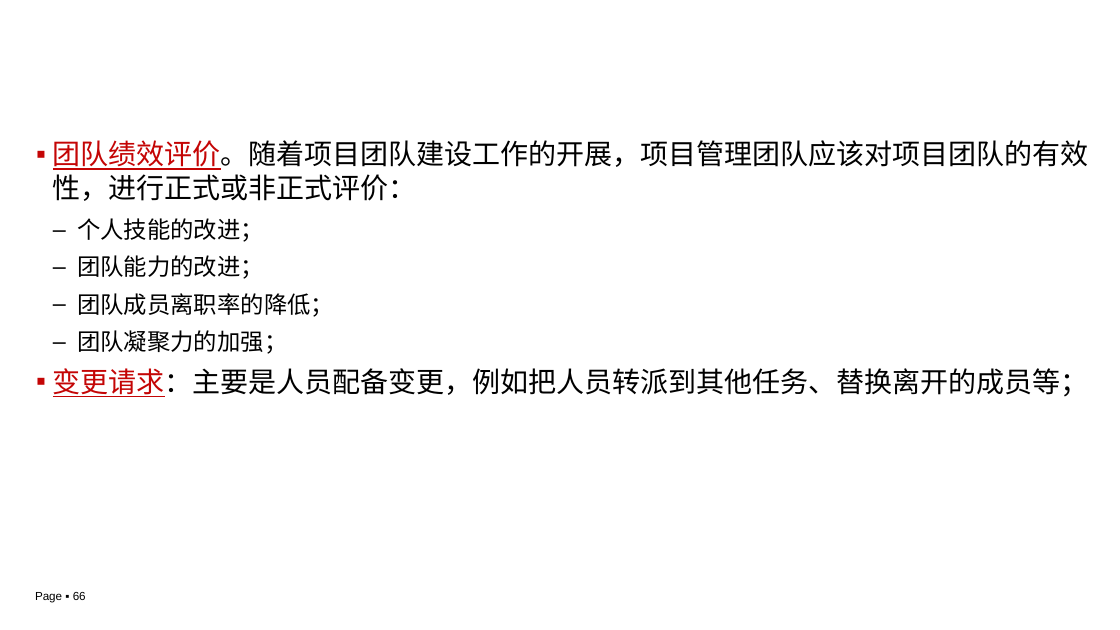
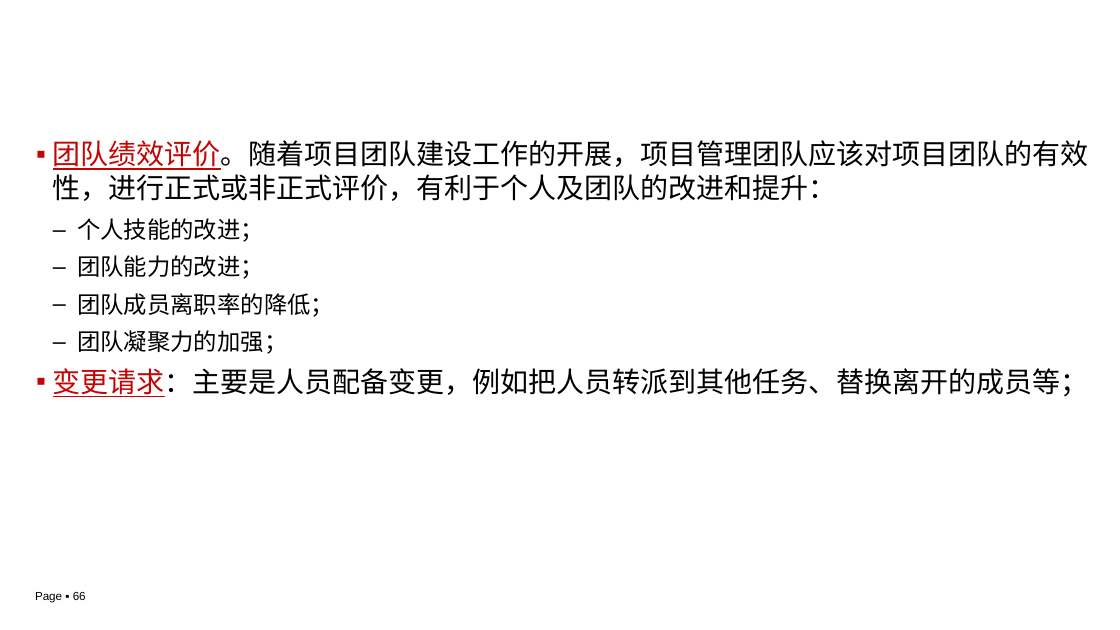
Before and after one commit to edu2act/course-IT-Project-Management, a slide deck: slide 66 of materials/slides/ch04.pptx. Drawn at 1120x630 pixels with LibreOffice and Linux fonts; fonts in the diff are those of the drawing; background and template pictures are left out. Boxes give left, top, right and bottom in pixels: in the first picture for what was removed or moved away, otherwise in the second. Text is boxed around its words. In the diff, an @@ line names an element or a change of style, - is before the commit and + after.

```diff
--- a/materials/slides/ch04.pptx
+++ b/materials/slides/ch04.pptx
@@ text at bbox=[53, 140, 1089, 201]: text changed @@
-▪ 团队绩效评价。随着项目团队建设工作的开展，项目管理团队应该对项目团队的有效性，进行正式或非正式评价：
+▪ 团队绩效评价。随着项目团队建设工作的开展，项目管理团队应该对项目团队的有效性，进行正式或非正式评价，有利于个人及团队的改进和提升：
```
Also in this commit, not shown: 10 other slides changed.
